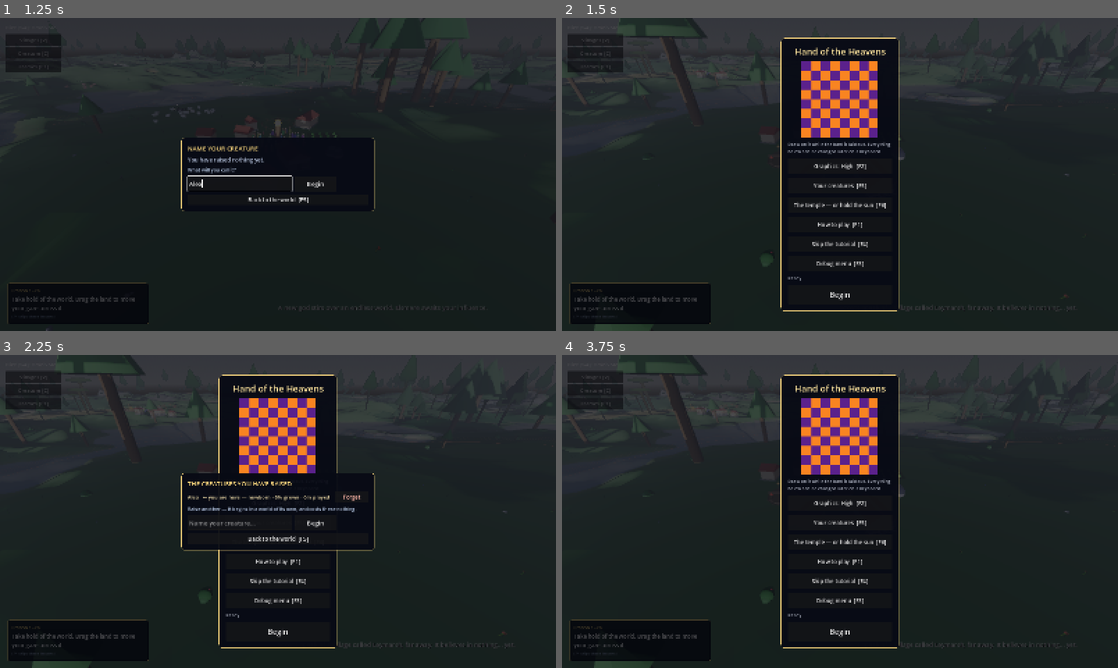
Above: before the commit, frames 1-4 (two rows, left to right).
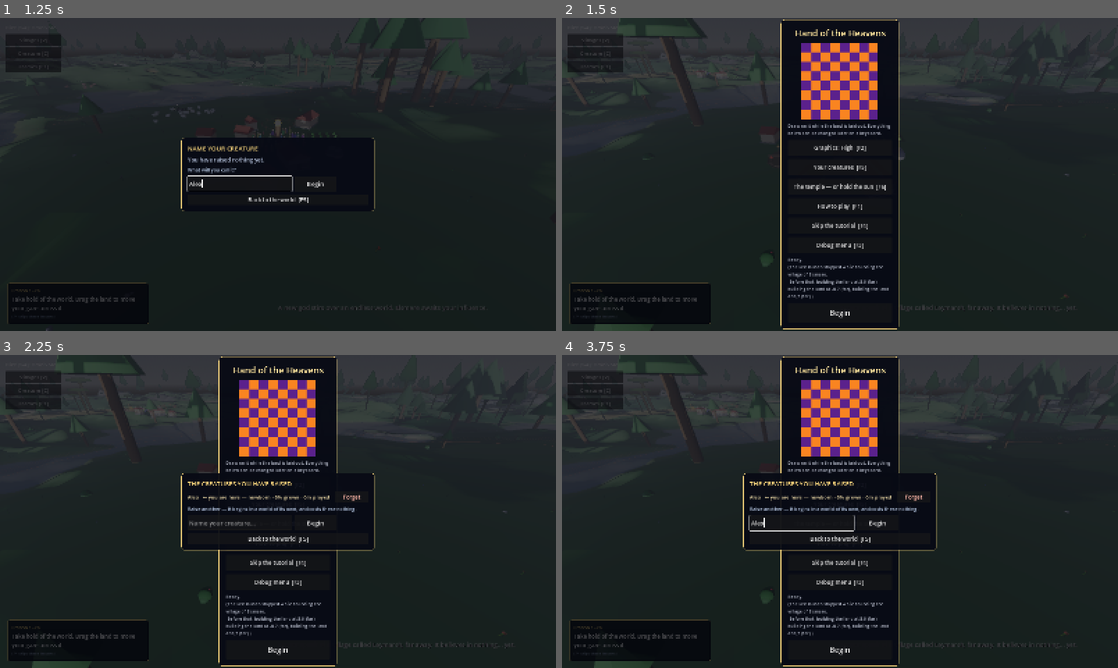
Above: after the commit, the same moments.

Repository: tjloman/tjloman
Game: Godot game, scene res://scenes/main.tscn
Two runs of this game, one before a commit and one after it. Both use one fixed random seed, a clock stepped at 60 frames per second and the inputs below.
Inputs (mouse positions are in pixels of both pictures, inside the frame that each line leads up to):
- Up to frame 1 (1.25 s): click (239, 183) at 0.52 s; type "Alex" at 0.6 s
- Up to frame 2 (1.5 s): click "Begin" at 1.25 s
- Up to frame 3 (2.25 s): click "Your creatures [F5]" at 2 s
- Up to frame 4 (3.75 s): click (801, 524) at 2.77 s; type "Alex" at 2.85 s; click "The temple — or hold the sun …" at 3.5 s

Frame 1 is identical in both runs. In frame 2, 5.3% of the frame differs, in the area x 39-61%, y 0-100%; in frame 3, 4.4%; in frame 4, 6.5%, in the area x 32-68%, y 0-100%.

Commit message:
A crash trail for the phone, and no RGB8 textures
The Android build crashed during load at a low percentage, then loaded,
then crashed moving the view to the creature. The log is in logcat,
behind a cable, so the game now leaves its own trail.

BootTrail writes the last eight steps it began to user://boot_trail.txt,
closing the file on each: every loading stage (each synthesized sound,
model lookups, the herd poses, each generated texture, the land by
tenths), and in play the heavy things a moving view sets off (land
built, filled in, cleared and let go, herds restored, villages founded
and their houses raised, the camera following the creature or sent to a
village). Closing or backgrounding the game ends the trail as "left the
game". The next launch reads the trail before writing anything and, if
the last one died, says on the start screen what it was doing and the
steps before.

The storehouse palette (built during load, when the home village raises
its storehouse) and the temple pool were the only RGB8 textures in the
game; every other texture is RGBA8, the format phone GPUs are required
to sample. Both are RGBA8 now.

tools/boot_trail.py checks the order (read before mark), the marks,
and the background case.

Co-Authored-By: Claude Opus 5.5 <noreply@anthropic.com>
Claude-Session: https://claude.ai/code/session_01NqBKfyc5c6bViy6kUi2S7P

Diff:
--- a/scripts/audio/sound_bank.gd
+++ b/scripts/audio/sound_bank.gd
@@ -57,10 +57,12 @@
 	# called that shadows it.
 	for sound: String in ONE_SHOTS:
 		if not _bank.has(sound):
+			BootTrail.mark("synthesizing the sound '%s'" % sound)
 			_bank[sound] = call("_make_" + sound)
 			return true
 	for sound: String in VOICES:
 		if not _loops.has(sound):
+			BootTrail.mark("synthesizing the sound '%s'" % sound)
 			_loops[sound] = call("_make_" + sound)
 			return true
 	return false
--- /dev/null
+++ b/scripts/boot_trail.gd
@@ -0,0 +1,65 @@
+class_name BootTrail
+extends RefCounted
+## WHERE THE LAST LAUNCH GOT TO.
+##
+## "I exported to .apk, downloaded it, and it crashes during load at low
+## percentage" — then loaded fine — then "it crashed going to the creature."
+## A phone that dies leaves nothing a player can read: the log is in logcat,
+## behind a cable. So the game writes down each step it starts — the loading
+## stages, and in play the heavy things that happen when the view moves (land
+## built and let go, herds brought back, villages founded, the camera sent
+## somewhere) — the last few of them, to one small file, before it starts each.
+##
+## A launch that is left normally ends its trail with LEFT. One that dies ends
+## it with whatever it was doing, and the NEXT launch reads that and puts it on
+## the start screen.
+
+const PATH := "user://boot_trail.txt"
+## How many steps are kept: enough to see what led up to it.
+const KEEP := 8
+## A trail ending in either of these ended well.
+const READY := "loaded"
+const LEFT := "left the game"
+
+static var _steps := PackedStringArray()
+
+
+## Starting this step. Written only when it changes, and closed at once so it is
+## on the device whatever happens next.
+static func mark(step: String) -> void:
+	if not _steps.is_empty() and _steps[_steps.size() - 1] == step:
+		return
+	_steps.append(step)
+	if _steps.size() > KEEP:
+		_steps = _steps.slice(_steps.size() - KEEP)
+	var f := FileAccess.open(PATH, FileAccess.WRITE)
+	if f == null:
+		return
+	f.store_string("\n".join(_steps))
+	f.close()
+
+
+## Loading finished.
+static func finish() -> void:
+	mark(READY)
+
+
+## The game was put away — closed, or sent to the background, where the system
+## may end it without it being a crash.
+static func left() -> void:
+	mark(LEFT)
+
+
+## The last steps of the last launch, oldest first, if it DIED — empty if it
+## ended well or there was none. Read BEFORE this launch marks anything.
+static func where_last_stopped() -> PackedStringArray:
+	if not FileAccess.file_exists(PATH):
+		return PackedStringArray()
+	var f := FileAccess.open(PATH, FileAccess.READ)
+	if f == null:
+		return PackedStringArray()
+	var steps := f.get_as_text().strip_edges().split("\n", false)
+	f.close()
+	if steps.is_empty() or steps[steps.size() - 1] in [READY, LEFT]:
+		return PackedStringArray()
+	return steps
--- a/scripts/main.gd
+++ b/scripts/main.gd
@@ -248,6 +248,16 @@
 	_environment.fog_density = Quality.fog_density()
 	if is_instance_valid(camera_rig) and camera_rig.camera != null:
 		camera_rig.camera.far = Quality.camera_far()
+
+
+## PUT AWAY, NOT CRASHED. A phone may end a game sitting in the background
+## without it having gone wrong; the trail says it was left, so the next launch
+## does not report a crash that never happened. See BootTrail.
+func _notification(what: int) -> void:
+	if what == NOTIFICATION_WM_CLOSE_REQUEST or what == NOTIFICATION_APPLICATION_PAUSED:
+		BootTrail.left()
+	elif what == NOTIFICATION_APPLICATION_RESUMED:
+		BootTrail.mark("playing")
 
 
 func _process(_delta: float) -> void:
@@ -494,6 +504,7 @@
 			GameState.hint("His nest, from the front. Hold the stone wall to read it."
 				+ " C again to follow him instead.")
 		else:
+			BootTrail.mark("following the creature")
 			camera_rig.follow_target = creature
 			camera_rig.framed = false
 			# Frame the whole beast — the lock-on distance scales with its size,
--- a/scripts/player/camera_rig.gd
+++ b/scripts/player/camera_rig.gd
@@ -314,6 +314,7 @@
 ## any follow, centres on the point, and pulls back to a comfortable survey
 ## height so the whole settlement sits in frame.
 func snap_to(world_pos: Vector3) -> void:
+	BootTrail.mark("going to %d,%d" % [int(world_pos.x), int(world_pos.z)])
 	follow_target = null
 	framed = false
 	global_position.x = world_pos.x
--- a/scripts/ui/start_screen.gd
+++ b/scripts/ui/start_screen.gd
@@ -71,11 +71,19 @@
 var _caches_warm := false
 var _waited := 0.0
 var _warm_jobs: Array[Callable] = []
+## What each warming job is, for the boot trail. See BootTrail.
+var _warm_names: Array[String] = []
+## Where the last launch died, if it did — said on the screen. See BootTrail.
+var _stopped_at := PackedStringArray()
 
 
 func _ready() -> void:
 	layer = 12          # under the profile menu, which is its own modal
 	process_mode = Node.PROCESS_MODE_ALWAYS
+	# READ BEFORE ANYTHING IS MARKED, or this launch overwrites what the last
+	# one left behind.
+	_stopped_at = BootTrail.where_last_stopped()
+	BootTrail.mark("building the start screen")
 	_build()
 	_fill_warm_jobs()
 	# THE FIRST RUN NAMES THE CREATURE FIRST. ProfileMenu opens itself when
@@ -113,6 +121,7 @@
 ## to say, all in the first ten seconds, together.
 func _fill_warm_jobs() -> void:
 	_warm_jobs.append(func() -> bool: return SoundBank.warm_next())
+	_warm_names.append("synthesizing sounds")
 	var names: Array = ModelBank.KNOWN.duplicate()
 	names.append_array(Animal.SPECIES.keys())
 	_warm_jobs.append(func() -> bool:
@@ -120,10 +129,12 @@
 			return false
 		ModelBank.has(names.pop_back())
 		return true)
+	_warm_names.append("looking for models")
 	# One pose table for the whole world, built once and then only refreshed.
 	_warm_jobs.append(func() -> bool:
 		HerdMotion.refresh(0.0)
 		return false)
+	_warm_names.append("building the herd poses")
 	# THE REST OF THE LAZY CACHES, each of which builds itself the first time
 	# anything asks and every one of which was landing mid-game: the two
 	# procedural textures every flame, torch and mark in the world is drawn
@@ -143,8 +154,10 @@
 	_warm_jobs.append(func() -> bool:
 		if once.is_empty():
 			return false
+		BootTrail.mark("making texture %d of 9" % once.size())
 		(once.pop_back() as Callable).call()
 		return true)
+	_warm_names.append("making textures")
 
 
 ## WARM UNTIL THE FRAME'S SHARE IS SPENT. A budget rather than a count, because
@@ -154,8 +167,9 @@
 	var until := Time.get_ticks_msec() + WARM_MILLIS
 	while not _caches_warm and Time.get_ticks_msec() < until:
 		var busy := false
-		for job in _warm_jobs:
-			if job.call():
+		for i in _warm_jobs.size():
+			BootTrail.mark(_warm_names[i])
+			if _warm_jobs[i].call():
 				busy = true
 				break
 		_caches_warm = not busy
@@ -173,10 +187,24 @@
 		# The sound bank is by far the bulk of the caches — twenty-six
 		# waveforms — so its share is a fair reading of that quarter.
 		share = CACHES_WORTH * SoundBank.warmth()
+	var said := ""
 	if _ready_to_begin():
-		return "Ready."
-	var what := "Laying out the land" if _caches_warm else "Making ready"
-	return "%s... %d%%" % [what, int(share * 100.0)]
+		BootTrail.finish()
+		said = "Ready."
+	else:
+		var what := "Laying out the land" if _caches_warm else "Making ready"
+		if _caches_warm:
+			BootTrail.mark("laying out the land, %d%%" % (int(_land() * 10.0) * 10))
+		said = "%s... %d%%" % [what, int(share * 100.0)]
+	if not _stopped_at.is_empty():
+		var last := _stopped_at[_stopped_at.size() - 1]
+		var before := _stopped_at.slice(maxi(_stopped_at.size() - 4, 0), _stopped_at.size() - 1)
+		said += "\n(The last launch stopped while %s." % last
+		if not before.is_empty():
+			said += "\n Before that: %s.)" % ", ".join(before)
+		else:
+			said += ")"
+	return said
 
 
 func _land() -> float:
@@ -324,6 +352,7 @@
 	if not _ready_to_begin():
 		return
 	_begun = true
+	BootTrail.mark("playing")
 	_panel.visible = false
 	_backdrop.visible = false
 	get_tree().paused = false
--- a/scripts/ui/temple_pool.gd
+++ b/scripts/ui/temple_pool.gd
@@ -101,7 +101,8 @@
 
 func _ready() -> void:
 	custom_minimum_size = Vector2(220, 220)
-	_img = Image.create(GRID, GRID, false, Image.FORMAT_RGB8)
+	# RGBA8: RGB8 is not a format phone GPUs are required to sample.
+	_img = Image.create(GRID, GRID, false, Image.FORMAT_RGBA8)
 	_img.fill(DEEP)
 	_tex = ImageTexture.create_from_image(_img)
 	set_process(true)
--- a/scripts/ui/touch_controls.gd
+++ b/scripts/ui/touch_controls.gd
@@ -60,6 +60,7 @@
 
 func _on_follow_toggled(pressed: bool) -> void:
 	if pressed and is_instance_valid(creature):
+		BootTrail.mark("following the creature")
 		camera_rig.follow_target = creature
 	else:
 		camera_rig.follow_target = null
--- a/scripts/world/chunk.gd
+++ b/scripts/world/chunk.gd
@@ -256,6 +256,7 @@
 func strip_down() -> void:
 	if terrain_only:
 		return
+	BootTrail.mark("clearing the land at %d,%d" % [cell.x, cell.y])
 	# WHAT IS LIVING HERE, before it is freed — so the herds come back as they
 	# were left and not as the seed rolled them. See WorldGen._herds_known.
 	world.remember_herds(cell, herd_rows())
@@ -1117,6 +1118,7 @@
 ## STOCKED FROM WHAT WAS LEFT: any wild herd standing here goes, and the
 ## remembered ones are set back where they were, as many as there were.
 func restock(rows: Array) -> void:
+	BootTrail.mark("bringing back the herds at %d,%d" % [cell.x, cell.y])
 	for node in get_children():
 		var herd := node as Herd
 		if herd != null and herd.keeper == null:
--- a/scripts/world/food_store.gd
+++ b/scripts/world/food_store.gd
@@ -421,7 +421,10 @@
 
 ## The palette and all eight meshes, for every storehouse there will ever be.
 static func _bake() -> void:
-	var img := Image.create(2, 2, false, Image.FORMAT_RGB8)
+	# RGBA8, LIKE EVERY OTHER TEXTURE THIS GAME MAKES. Three-channel RGB8 is not
+	# a format phone GPUs are required to sample, and this one is built during
+	# loading, the moment the home village raises its storehouse.
+	var img := Image.create(2, 2, false, Image.FORMAT_RGBA8)
 	img.set_pixel(0, 0, GRAIN_COLOR)
 	img.set_pixel(1, 0, MEAT_COLOR)
 	img.set_pixel(0, 1, LUMBER_COLOR)
--- a/scripts/world/village.gd
+++ b/scripts/world/village.gd
@@ -327,6 +327,7 @@
 
 
 func _ready() -> void:
+	BootTrail.mark("founding the village of %s" % village_name)
 	add_to_group("village")
 	if is_player_home:
 		converted = true
@@ -428,6 +429,7 @@
 				return
 	_assign_housing()
 	_update_influence()
+	BootTrail.mark("raising the houses of %s" % village_name)
 	var world := get_tree().get_first_node_in_group("world_gen") as WorldGen
 	var beds_wanted := int(float(_founding_count()) * FOUNDING_HOUSED)
 	var beds := 0
--- a/scripts/world/world_gen.gd
+++ b/scripts/world/world_gen.gd
@@ -1253,6 +1253,7 @@
 			return false
 		# THE GROUND IS ALREADY THERE AND IS NOT TOUCHED. It was cut when this
 		# cell first came into view; all that arrives now is what lives on it.
+		BootTrail.mark("filling in the land at %d,%d" % [cell.x, cell.y])
 		chunk.flesh_out()
 		_maybe_found_village(cell)
 		return true
@@ -1348,6 +1349,7 @@
 			# A WHOLE CHUNK DROPPED AT ONCE — a warp across the map skips the strip —
 			# still says what was living on it.
 			if not gone.terrain_only:
+				BootTrail.mark("letting go of the land at %d,%d" % [cell.x, cell.y])
 				remember_herds(cell, gone.herd_rows())
 			gone.visible = false
 			gone.process_mode = Node.PROCESS_MODE_DISABLED
@@ -1401,6 +1403,7 @@
 ## chunk founds no village: that waits until the cell is a place people could
 ## actually be living in, which is exactly when it used to happen.
 func _spawn_chunk(cell: Vector2i, bare := false) -> void:
+	BootTrail.mark("building the land at %d,%d%s" % [cell.x, cell.y, " (far)" if bare else ""])
 	var chunk := Chunk.new()
 	chunk.terrain_only = bare
 	# PAUSABLE, EXPLICITLY. This node runs even while the tree is paused so the
Not shown, added: tools/boot_trail.py
